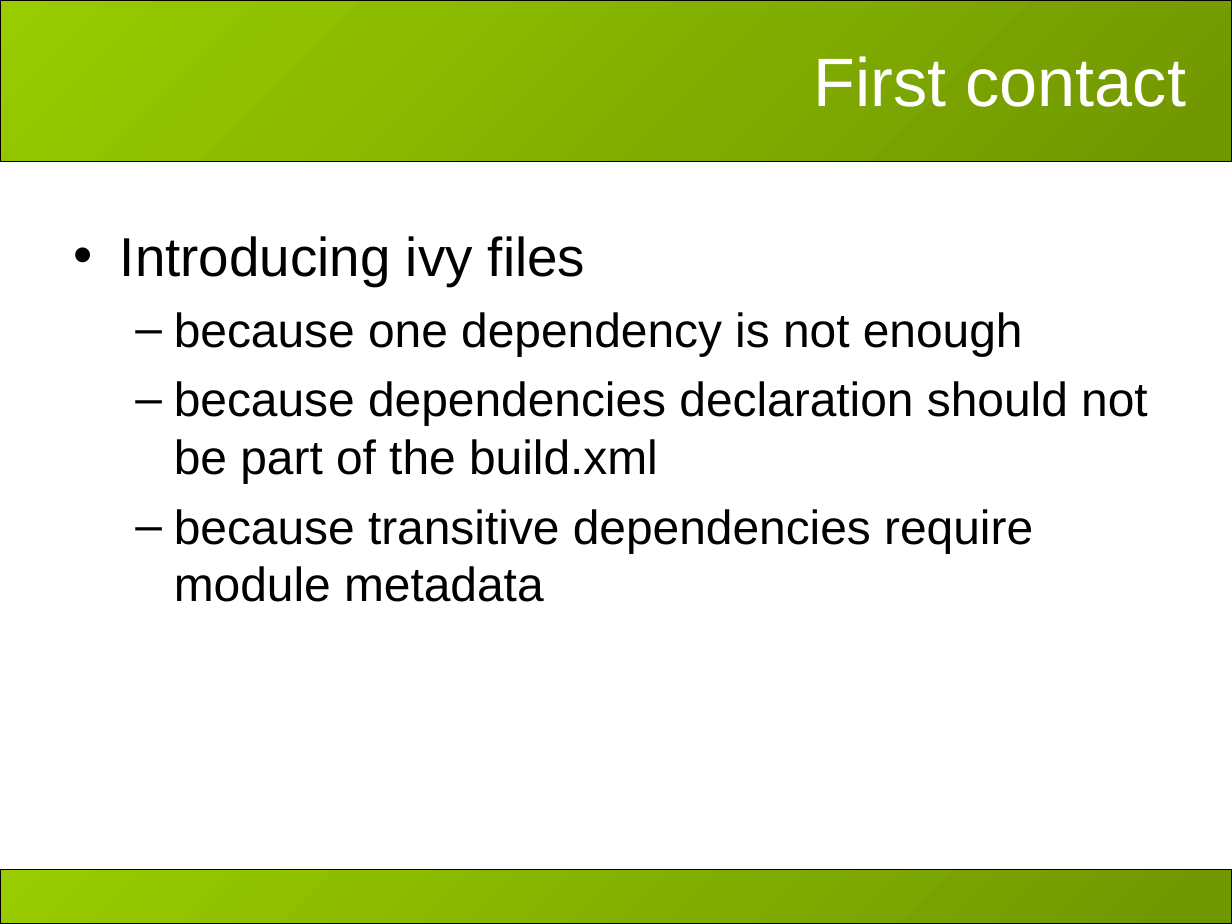
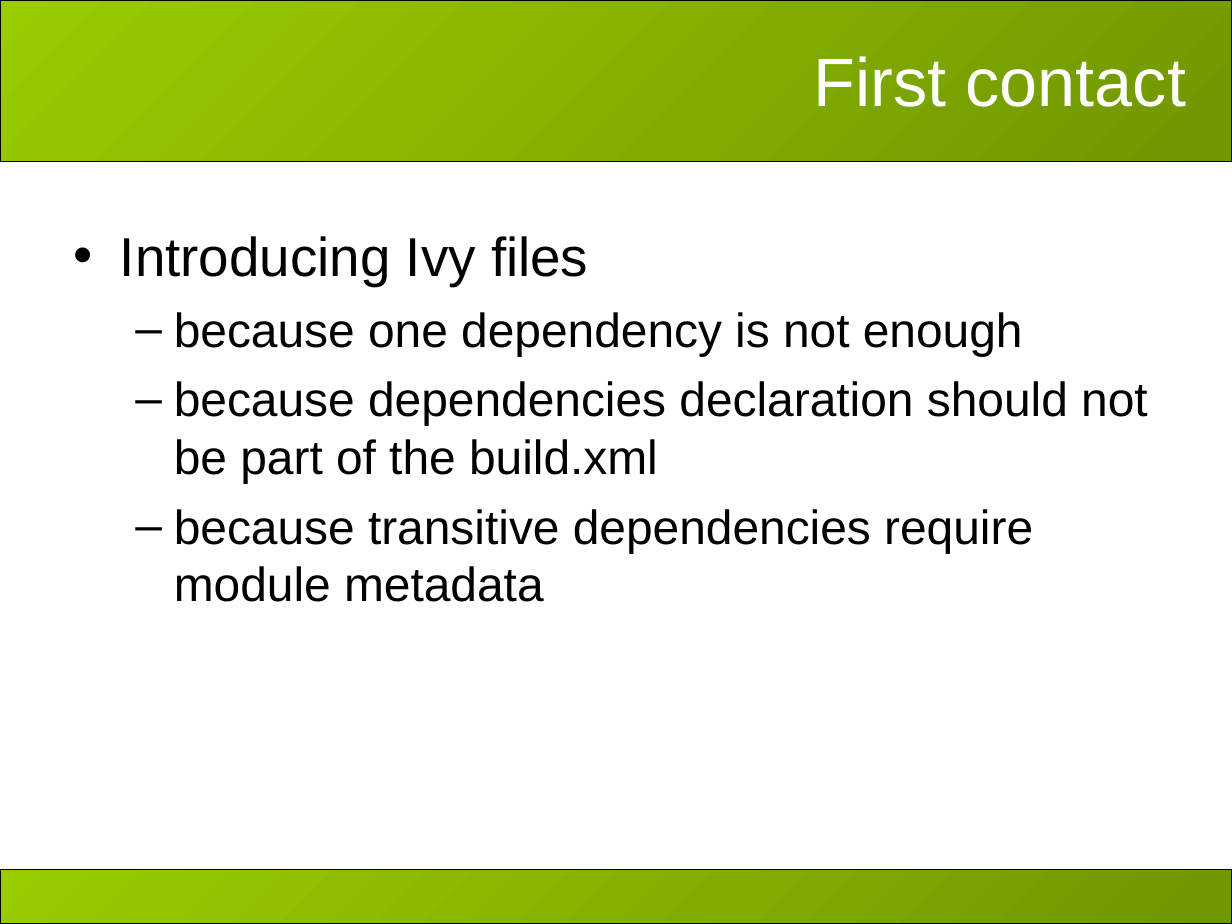
Before and after one commit to hiroyasub/ant-ivy-cregit, a slide deck: slide 10 of doc/presentations/apache-con-2007/slides.ppt. Drawn at 1232x924 pixels with LibreOffice and Linux fonts; fonts in the diff are those of the drawing; background and template pictures are left out. Boxes give left, top, right and bottom in pixels: in the first picture for what was removed or moved away, otherwise in the second. Text is boxed around its words. In the diff, an @@ line names an element or a change of style, - is before the commit and + after.

```diff
--- a/doc/presentations/apache-con-2007/slides.ppt
+++ b/doc/presentations/apache-con-2007/slides.ppt
@@ text at box(120, 236, 588, 286): text changed @@
-• Introducing ivy files
+• Introducing Ivy files
```
Also in this commit, not shown: 4 other slides changed, 13 other files.
